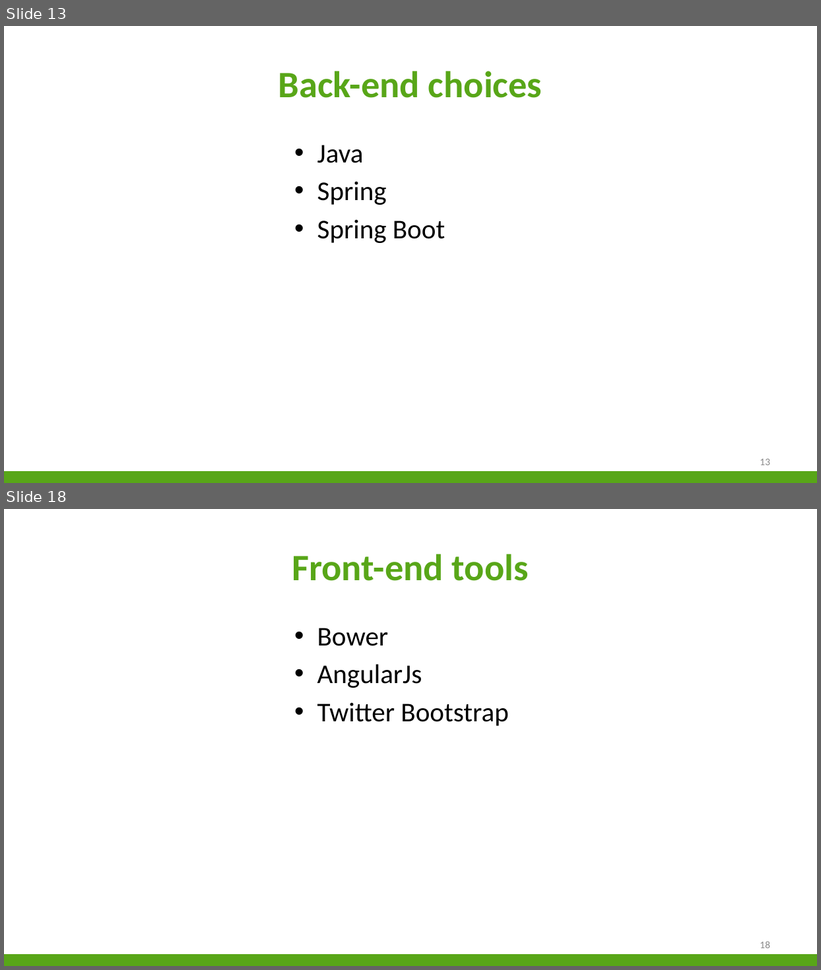
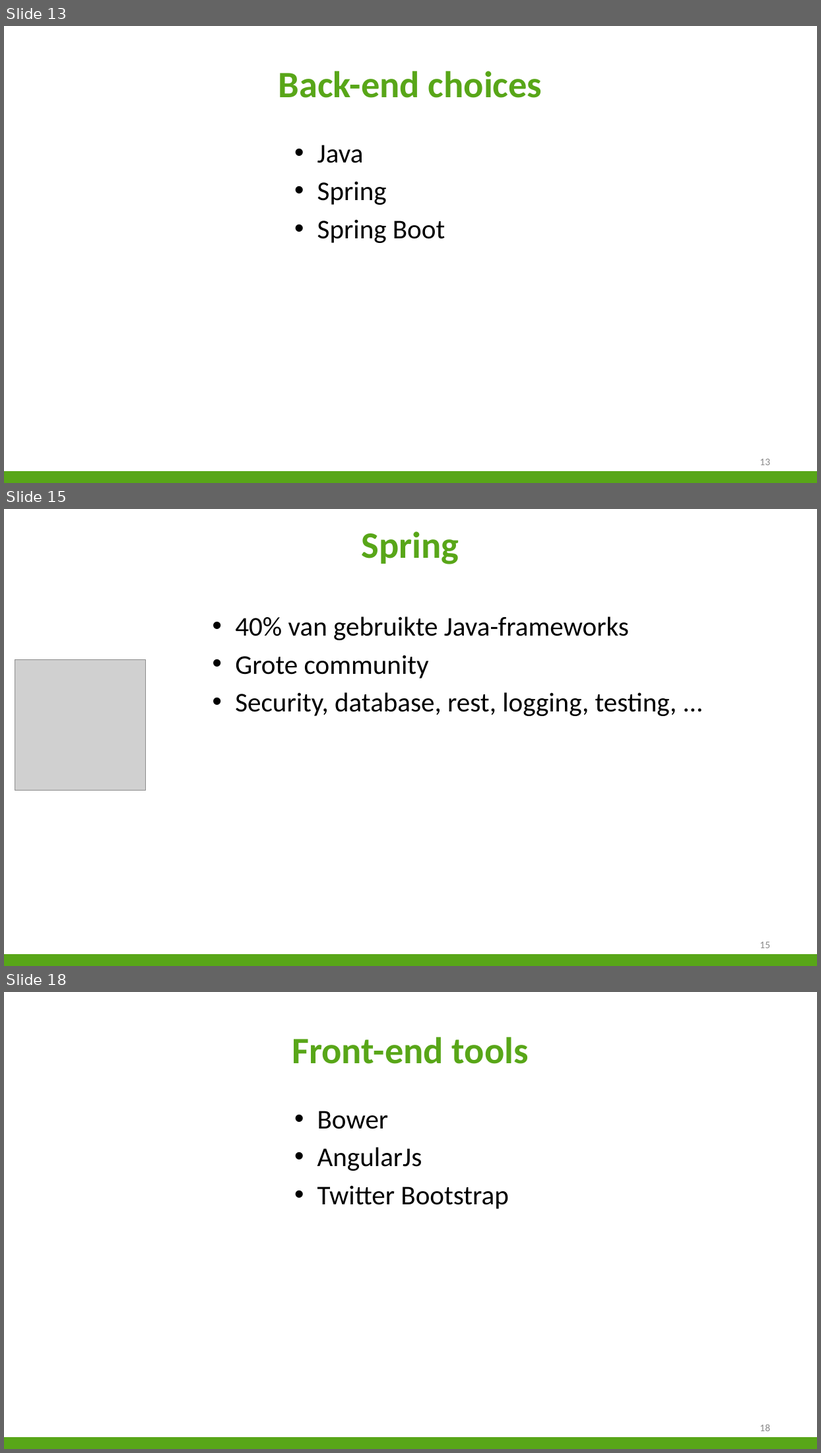
Before and after one commit to niekvandael/iTalent, a slide deck: italent/documents/Presentatie/Presentatie.pptx. Shown one above the other, each under a label of ours: slides 13 and 18 before the commit, slides 13, 15 and 18 after it; the slides between them are not shown. The pictures are 821x970 and 821x1453 pixels, drawn with LibreOffice and Linux fonts; fonts in the diff are those of the drawing; grey boxes stand for pictures; background and template pictures are left out. Boxes give left, top, right and bottom in pixels: in the first picture for what was removed or moved away, otherwise in the second. Text is boxed around its words. In the diff, an @@ line names an element or a change of style, - is before the commit and + after.

```diff
--- a/italent/documents/Presentatie/Presentatie.pptx
+++ b/italent/documents/Presentatie/Presentatie.pptx
@@ slide 15 added at (x1=4, y1=509, x2=817, y2=966), background #FFFFFF; not listed: 1 template element that a slide beside it also shows @@
@@ title added at (x1=362, y1=531, x2=459, y2=564), 44 pt, text #58A618, bold @@
+Spring
@@ text added at (x1=235, y1=617, x2=677, y2=716), 32 pt, text #000000 @@
+• 40% van gebruikte Java-frameworks
+• Grote community
+• Security, database, rest, logging, testing, …
@@ picture added at (x1=15, y1=659, x2=145, y2=790) @@
@@ page number added at (x1=760, y1=942, x2=770, y2=949), 12 pt, text #898989 @@
+15
```
Also in this commit, not shown: 4 slides changed, 1 slide removed.
